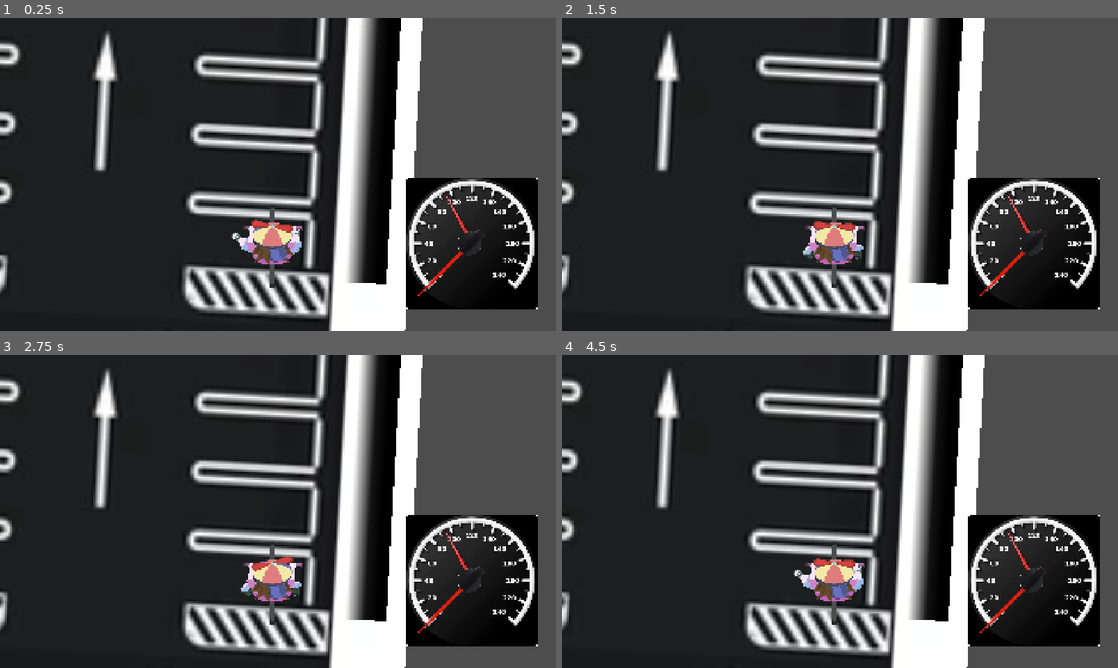
Above: before the commit, frames 1-4 (two rows, left to right).
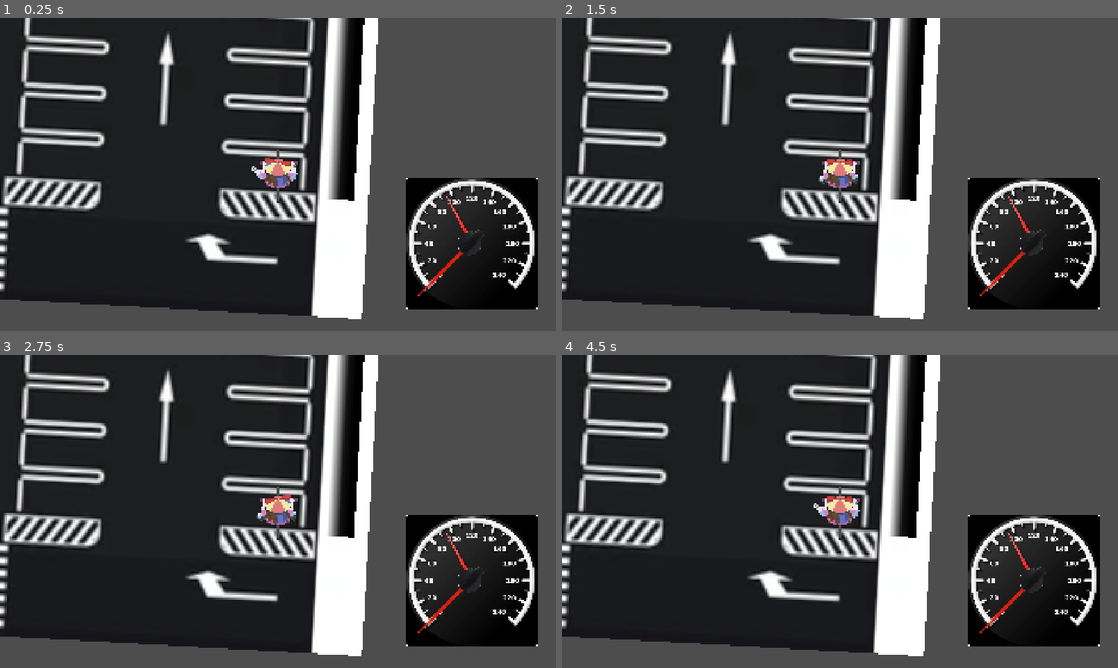
Above: after the commit, the same moments.

Repository: ioshY-k/ez-drivers-license
Game: Godot game, scene res://Levels/TestLevel.tscn
The game is run twice, just before and just after one commit, with the same random seed, the same clock (stepped at 60 frames per second) and the same inputs.
Inputs (mouse positions are in pixels of both pictures, inside the frame that each line leads up to):
- Up to frame 1 (0.25 s): no input
- Up to frame 2 (1.5 s): move the mouse to (962, 158) at 0.52 s; tap Mouse wheel down (Accelerate) at 0.6 s; move the mouse to (728, 190) at 1.27 s; tap Mouse wheel up (Decelerate) at 1.35 s
- Up to frame 3 (2.75 s): move the mouse to (333, 442) at 2.02 s; tap Space (Dialog Next) at 2.1 s
- Up to frame 4 (4.5 s): move the mouse to (812, 574) at 2.77 s; right-click (812, 574) at 2.85 s; move the mouse to (1006, 558) at 3.52 s; press the mouse at (1006, 558) at 3.53 s; move the mouse to (673, 464) at 4.27 s; release the mouse at (673, 464) at 4.28 s; tap Mouse wheel down (Accelerate) at 4.35 s

The runs differ from the first frame. In frame 1, 38% of the frame differs, in the area x 0-76%, y 0-100%; in frame 2, 38%; in frame 3, 38%; in frame 4, 38%.

Commit message:
Add Levels and Moving Cars

Diff:
--- a/Levels/Level01.tscn
+++ b/Levels/Level01.tscn
@@ -133,6 +133,7 @@
 [node name="Level1" type="Node2D" unique_id=238132011 node_paths=PackedStringArray("goals")]
 script = ExtResource("1_ruw55")
 goals = [NodePath("FinalGoal")]
+camera_zoom = 0.7
 
 [node name="ParkingLot" type="Sprite2D" parent="." unique_id=530808693]
 scale = Vector2(2.4066217, 2.4066212)
--- a/Levels/TestLevel.tscn
+++ b/Levels/TestLevel.tscn
@@ -11,6 +11,7 @@
 [node name="TestLevel" type="Node2D" unique_id=238132011 node_paths=PackedStringArray("goals")]
 script = ExtResource("1_jyvk6")
 goals = [NodePath("Goal"), NodePath("Goal2"), NodePath("FinalGoal")]
+camera_zoom = 0.5
 
 [node name="ParkingLot" type="Sprite2D" parent="." unique_id=530808693]
 position = Vector2(4301, -369.99994)
--- /dev/null
+++ b/Levels/animation_player.gd
@@ -0,0 +1,4 @@
+extends AnimationPlayer
+
+func _ready() -> void:
+	play("drive")
--- /dev/null
+++ b/Levels/level_05.tscn
@@ -0,0 +1,227 @@
+[gd_scene format=3 uid="uid://boj8d267mqrdu"]
+
+[ext_resource type="PackedScene" uid="uid://bsyknb62rd6hb" path="res://Levels/abstract_level.tscn" id="1_td6ov"]
+[ext_resource type="Texture2D" uid="uid://c71he3i38b4oa" path="res://Resources/Highway.svg" id="2_b6t52"]
+[ext_resource type="PackedScene" uid="uid://b77oxf6milxqp" path="res://Objects/car.tscn" id="3_br6mg"]
+[ext_resource type="Script" uid="uid://fyr2dda1kwhj" path="res://Levels/animation_player.gd" id="3_ydpeq"]
+
+[sub_resource type="Animation" id="Animation_ydpeq"]
+length = 0.001
+tracks/0/type = "value"
+tracks/0/imported = false
+tracks/0/enabled = true
+tracks/0/path = NodePath("Car:position")
+tracks/0/interp = 1
+tracks/0/loop_wrap = true
+tracks/0/keys = {
+"times": PackedFloat32Array(0),
+"transitions": PackedFloat32Array(1),
+"update": 0,
+"values": [Vector2(753, 4124)]
+}
+tracks/1/type = "value"
+tracks/1/imported = false
+tracks/1/enabled = true
+tracks/1/path = NodePath("Car2:position")
+tracks/1/interp = 1
+tracks/1/loop_wrap = true
+tracks/1/keys = {
+"times": PackedFloat32Array(0),
+"transitions": PackedFloat32Array(1),
+"update": 0,
+"values": [Vector2(793, 4224)]
+}
+tracks/2/type = "value"
+tracks/2/imported = false
+tracks/2/enabled = true
+tracks/2/path = NodePath("Car3:position")
+tracks/2/interp = 1
+tracks/2/loop_wrap = true
+tracks/2/keys = {
+"times": PackedFloat32Array(0),
+"transitions": PackedFloat32Array(1),
+"update": 0,
+"values": [Vector2(140, 4326)]
+}
+tracks/3/type = "value"
+tracks/3/imported = false
+tracks/3/enabled = true
+tracks/3/path = NodePath("Car4:position")
+tracks/3/interp = 1
+tracks/3/loop_wrap = true
+tracks/3/keys = {
+"times": PackedFloat32Array(0),
+"transitions": PackedFloat32Array(1),
+"update": 0,
+"values": [Vector2(163, 4238)]
+}
+tracks/4/type = "value"
+tracks/4/imported = false
+tracks/4/enabled = true
+tracks/4/path = NodePath("Car5:position")
+tracks/4/interp = 1
+tracks/4/loop_wrap = true
+tracks/4/keys = {
+"times": PackedFloat32Array(0),
+"transitions": PackedFloat32Array(1),
+"update": 0,
+"values": [Vector2(752, 4816)]
+}
+tracks/5/type = "value"
+tracks/5/imported = false
+tracks/5/enabled = true
+tracks/5/path = NodePath("Car6:position")
+tracks/5/interp = 1
+tracks/5/loop_wrap = true
+tracks/5/keys = {
+"times": PackedFloat32Array(0),
+"transitions": PackedFloat32Array(1),
+"update": 0,
+"values": [Vector2(717, 4447)]
+}
+tracks/6/type = "value"
+tracks/6/imported = false
+tracks/6/enabled = true
+tracks/6/path = NodePath("Car7:position")
+tracks/6/interp = 1
+tracks/6/loop_wrap = true
+tracks/6/keys = {
+"times": PackedFloat32Array(0),
+"transitions": PackedFloat32Array(1),
+"update": 0,
+"values": [Vector2(772, 4366)]
+}
+
+[sub_resource type="Animation" id="Animation_4t8un"]
+resource_name = "drive"
+length = 20.0
+loop_mode = 1
+step = 0.1
+tracks/0/type = "value"
+tracks/0/imported = false
+tracks/0/enabled = true
+tracks/0/path = NodePath("Car:position")
+tracks/0/interp = 1
+tracks/0/loop_wrap = true
+tracks/0/keys = {
+"times": PackedFloat32Array(0, 10, 10.1, 20),
+"transitions": PackedFloat32Array(1, 0, 1, 0),
+"update": 0,
+"values": [Vector2(753, 4124), Vector2(753, -19850), Vector2(753, 4124), Vector2(753, -19850)]
+}
+tracks/1/type = "value"
+tracks/1/imported = false
+tracks/1/enabled = true
+tracks/1/path = NodePath("Car2:position")
+tracks/1/interp = 1
+tracks/1/loop_wrap = true
+tracks/1/keys = {
+"times": PackedFloat32Array(1.9, 2, 12, 12.1),
+"transitions": PackedFloat32Array(0, 1, 0, 1),
+"update": 0,
+"values": [Vector2(793, -19934), Vector2(793, 4224), Vector2(793, -19934), Vector2(793, 4224)]
+}
+tracks/2/type = "value"
+tracks/2/imported = false
+tracks/2/enabled = true
+tracks/2/path = NodePath("Car3:position")
+tracks/2/interp = 1
+tracks/2/loop_wrap = true
+tracks/2/keys = {
+"times": PackedFloat32Array(0, 8, 8.1, 16, 16.1),
+"transitions": PackedFloat32Array(1, 0, 1, 0, 1),
+"update": 0,
+"values": [Vector2(140, 4326), Vector2(140, -20032), Vector2(140, 4326), Vector2(140, -20032), Vector2(140, 4326)]
+}
+tracks/3/type = "value"
+tracks/3/imported = false
+tracks/3/enabled = true
+tracks/3/path = NodePath("Car4:position")
+tracks/3/interp = 1
+tracks/3/loop_wrap = true
+tracks/3/keys = {
+"times": PackedFloat32Array(2, 10, 10.1, 18, 18.1),
+"transitions": PackedFloat32Array(1, 0, 1, 0, 1),
+"update": 0,
+"values": [Vector2(163, 4238), Vector2(163, -19985), Vector2(163, 4238), Vector2(163, -19985), Vector2(163, 4238)]
+}
+tracks/4/type = "value"
+tracks/4/imported = false
+tracks/4/enabled = true
+tracks/4/path = NodePath("Car5:position")
+tracks/4/interp = 1
+tracks/4/loop_wrap = true
+tracks/4/keys = {
+"times": PackedFloat32Array(0.90000004, 1, 11, 11.1),
+"transitions": PackedFloat32Array(0, 1, 0, 1),
+"update": 0,
+"values": [Vector2(752, -20102), Vector2(752, 4816), Vector2(752, -20102), Vector2(752, 4816)]
+}
+tracks/5/type = "value"
+tracks/5/imported = false
+tracks/5/enabled = true
+tracks/5/path = NodePath("Car6:position")
+tracks/5/interp = 1
+tracks/5/loop_wrap = true
+tracks/5/keys = {
+"times": PackedFloat32Array(3.7, 3.8, 13.8, 13.900001),
+"transitions": PackedFloat32Array(0, 1, 0, 1),
+"update": 0,
+"values": [Vector2(717, -20580), Vector2(717, 4447), Vector2(717, -20580), Vector2(717, 4447)]
+}
+tracks/6/type = "value"
+tracks/6/imported = false
+tracks/6/enabled = true
+tracks/6/path = NodePath("Car7:position")
+tracks/6/interp = 1
+tracks/6/loop_wrap = true
+tracks/6/keys = {
+"times": PackedFloat32Array(6.8, 6.9, 16.9, 17),
+"transitions": PackedFloat32Array(0, 1, 0, 1),
+"update": 0,
+"values": [Vector2(772, -20090), Vector2(772, 4366), Vector2(772, -20090), Vector2(772, 4366)]
+}
+
+[sub_resource type="AnimationLibrary" id="AnimationLibrary_af376"]
+_data = {
+&"RESET": SubResource("Animation_ydpeq"),
+&"drive": SubResource("Animation_4t8un")
+}
+
+[node name="Level05" unique_id=525293221 instance=ExtResource("1_td6ov")]
+camera_zoom = 0.25
+
+[node name="LevelSprite" parent="." index="0" unique_id=1581375976]
+position = Vector2(662, -7099)
+scale = Vector2(9.66247, 9.662467)
+texture = ExtResource("2_b6t52")
+
+[node name="Player" parent="." index="1" unique_id=226948684]
+position = Vector2(3709.9995, 1892)
+rotation = -7.791139
+
+[node name="AnimationPlayer" type="AnimationPlayer" parent="." index="2" unique_id=2079149038]
+libraries/ = SubResource("AnimationLibrary_af376")
+speed_scale = 0.9
+script = ExtResource("3_ydpeq")
+
+[node name="Car" parent="." index="3" unique_id=1246131004 instance=ExtResource("3_br6mg")]
+position = Vector2(753, 4124)
+
+[node name="Car2" parent="." index="4" unique_id=396960612 instance=ExtResource("3_br6mg")]
+position = Vector2(793, 4224)
+
+[node name="Car3" parent="." index="5" unique_id=637852338 instance=ExtResource("3_br6mg")]
+position = Vector2(140, 4326)
+
+[node name="Car4" parent="." index="6" unique_id=1989961392 instance=ExtResource("3_br6mg")]
+position = Vector2(163, 4238)
+
+[node name="Car5" parent="." index="7" unique_id=1400575690 instance=ExtResource("3_br6mg")]
+position = Vector2(752, 4816)
+
+[node name="Car6" parent="." index="8" unique_id=1189339891 instance=ExtResource("3_br6mg")]
+position = Vector2(717, 4447)
+
+[node name="Car7" parent="." index="9" unique_id=1317447956 instance=ExtResource("3_br6mg")]
+position = Vector2(772, 4366)
--- a/Levels/test_level.gd
+++ b/Levels/test_level.gd
@@ -1,12 +1,16 @@
 extends Node2D
 
 @export var goals: Array[Goal] = []
+@export var camera_zoom = 1.0
+
+@onready var player: Player = $Player
 
 func _ready() -> void:
 	SignalBus.player_dies.connect(_on_player_died)
 	SignalBus.goal_entered.connect(_on_goal_entered)
 	if not goals.is_empty():
 		goals[0].activate()
+	player.player_camera.zoom = Vector2(camera_zoom, camera_zoom)
 
 
 func _on_player_died():
--- /dev/null
+++ b/Objects/car.tscn
@@ -0,0 +1,16 @@
+[gd_scene format=3 uid="uid://b77oxf6milxqp"]
+
+[ext_resource type="PackedScene" uid="uid://cxltmmh3fy8xg" path="res://Objects/death_object.tscn" id="1_js2rq"]
+[ext_resource type="Texture2D" uid="uid://dxealy66dpwuk" path="res://Resources/Car.png" id="2_p0u6b"]
+
+[sub_resource type="CapsuleShape2D" id="CapsuleShape2D_b6t52"]
+radius = 166.0
+height = 686.0
+
+[node name="Car" unique_id=1246131004 instance=ExtResource("1_js2rq")]
+
+[node name="Sprite2D" parent="." index="0" unique_id=742387692]
+texture = ExtResource("2_p0u6b")
+
+[node name="CollisionShape2D" parent="DeathObjectArea" parent_id_path=PackedInt32Array(863283214) index="0" unique_id=800245286]
+shape = SubResource("CapsuleShape2D_b6t52")
--- a/Player/player.tscn
+++ b/Player/player.tscn
@@ -25,10 +25,7 @@
 script = ExtResource("1_4ntmi")
 
 [node name="Camera2D" type="Camera2D" parent="." unique_id=794997672]
-position = Vector2(-1254, -1044)
-anchor_mode = 0
 ignore_rotation = false
-zoom = Vector2(0.75, 0.75)
 
 [node name="CrashedTimer" type="Timer" parent="." unique_id=1795844274]
 one_shot = true
--- /dev/null
+++ b/Resources/Highway.svg
@@ -0,0 +1,9 @@
+<svg width="1023" height="2643" viewBox="0 0 1023 2643" fill="none" xmlns="http://www.w3.org/2000/svg">
+<rect width="1023" height="2643" fill="#032300"/>
+<path d="M357 2449V47.2239" stroke="#4D4D4D" stroke-width="113"/>
+<path d="M357 2449V45" stroke="white" stroke-width="5" stroke-dasharray="27 27"/>
+<path d="M848.5 2262.5C566.5 2255 581 1870.5 581 1652.5V1112C578 1084.5 569 1035.3 541 1004.5C506 966 506 874.5 506 783.5" stroke="#4D4D4D" stroke-width="73"/>
+<path d="M551 1818V1107" stroke="white" stroke-width="6" stroke-dasharray="20.17 20.17"/>
+<path d="M490 2449V47.2239" stroke="#4D4D4D" stroke-width="113"/>
+<path d="M490 2449V45" stroke="white" stroke-width="5" stroke-dasharray="27 27"/>
+</svg>
Not shown: 1 places in Levels/Level01.tscn that only renumber resources
Not shown, added: Levels/animation_player.gd.uid
Binary file added: Resources/Car.png
